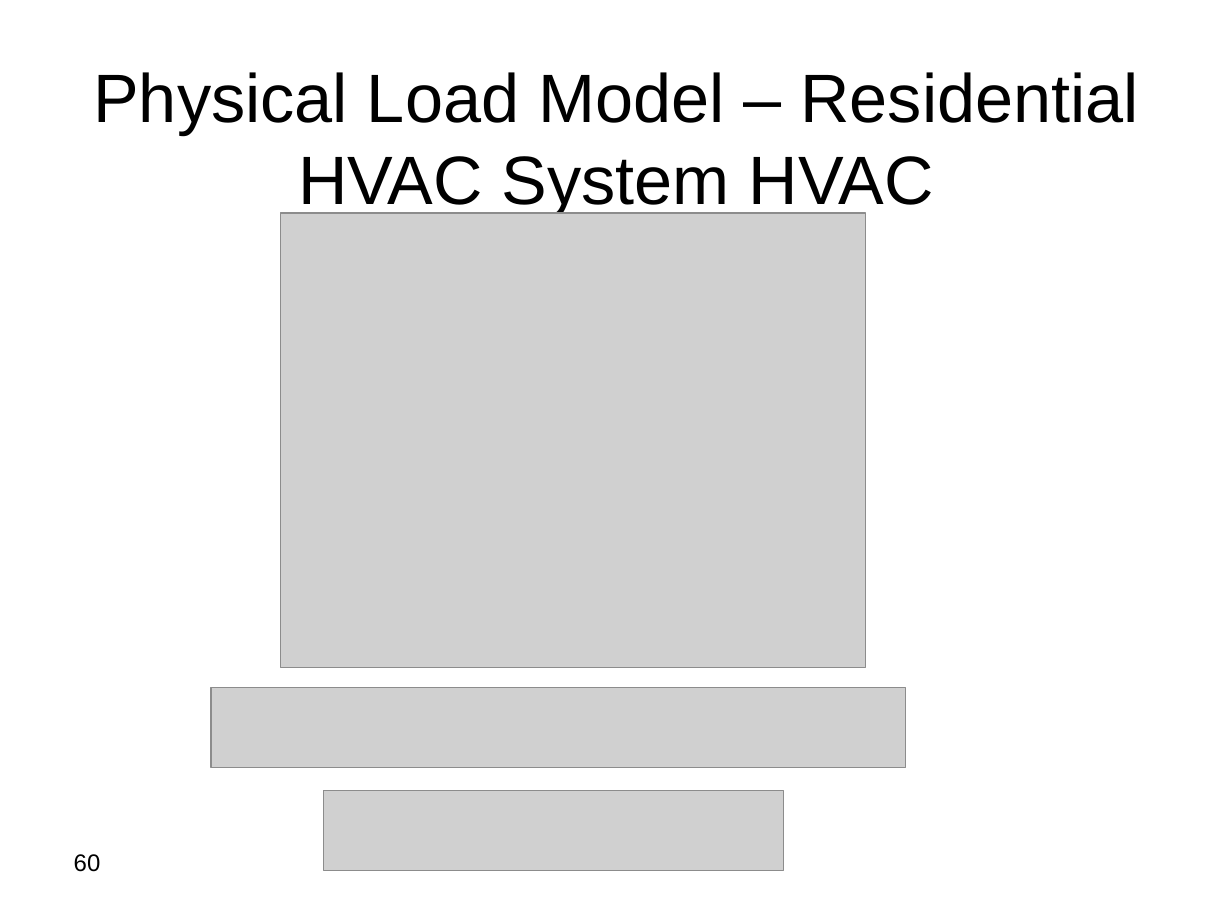
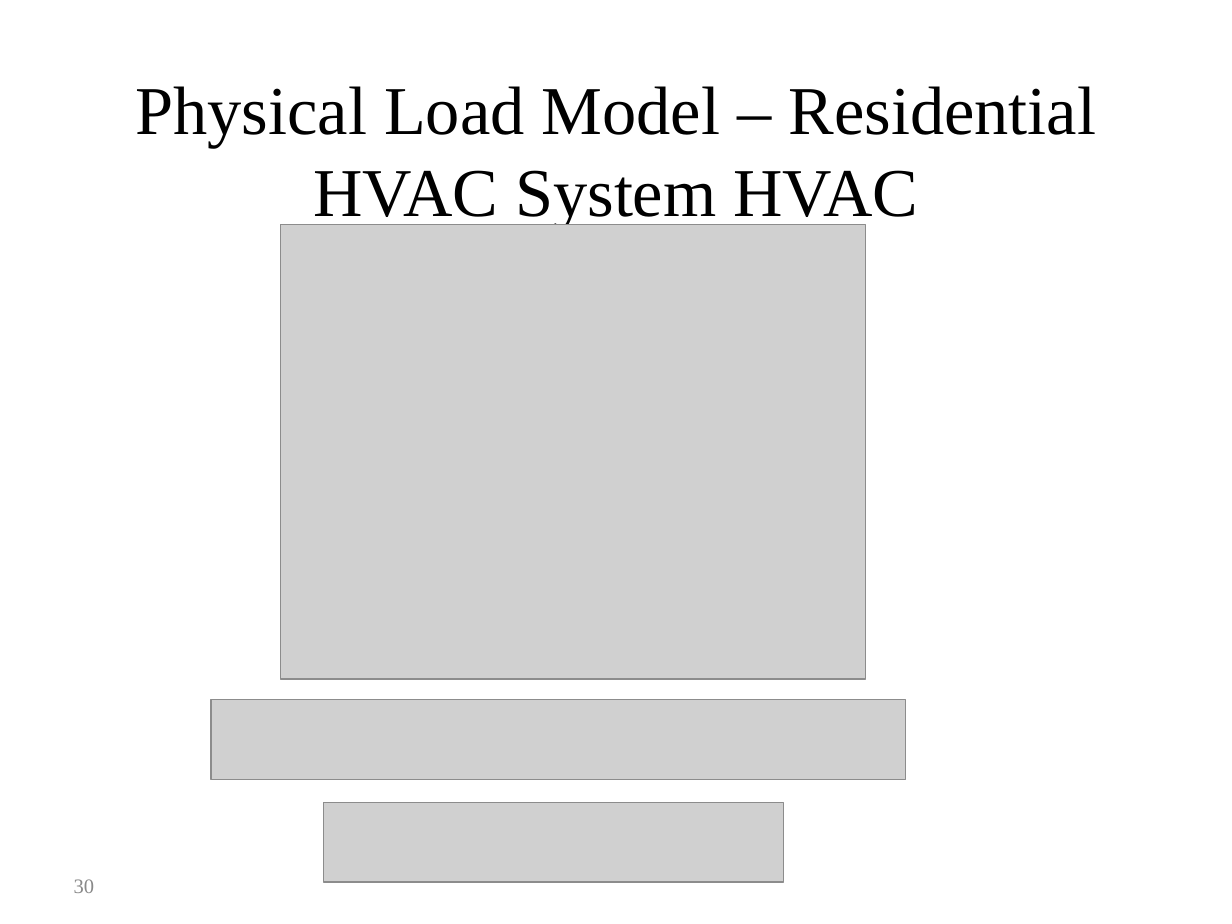
Before and after one commit to gridlab-d/course, a slide deck: slide 30 of FourDayCourse/4.1 - Powerflow Module.ppt (slide 60 before the commit). Drawn at 1232x924 pixels with LibreOffice and Linux fonts; fonts in the diff are those of the drawing; grey boxes stand for pictures; background and template pictures are left out. Boxes give left, top, right and bottom in pixels: in the first picture for what was removed or moved away, otherwise in the second. Text is boxed around its words. In the diff, an @@ line names an element or a change of style, - is before the commit and + after.

```diff
--- a/FourDayCourse/4.1 - Powerflow Module.ppt
+++ b/FourDayCourse/4.1 - Powerflow Module.ppt
@@ 2 pictures, 1 title: place and size @@
-2 pictures, 1 title at [93, 72, 1138, 871]
+2 pictures, 1 title at [136, 86, 1096, 882]
@@ title "Physical Load Model – Residential ..." at [136, 86, 1096, 230]: font Arial to Times New Roman @@
@@ picture: place and size @@
-picture at [211, 687, 906, 768]
+picture at [211, 700, 906, 780]
@@ page number removed at [74, 854, 101, 872] @@
-60
@@ page number added at [74, 879, 94, 893], 12 pt, text #898989 @@
+30
```
Also in this commit, not shown: 62 other slides changed, 17 slides added, 9 slides removed.
